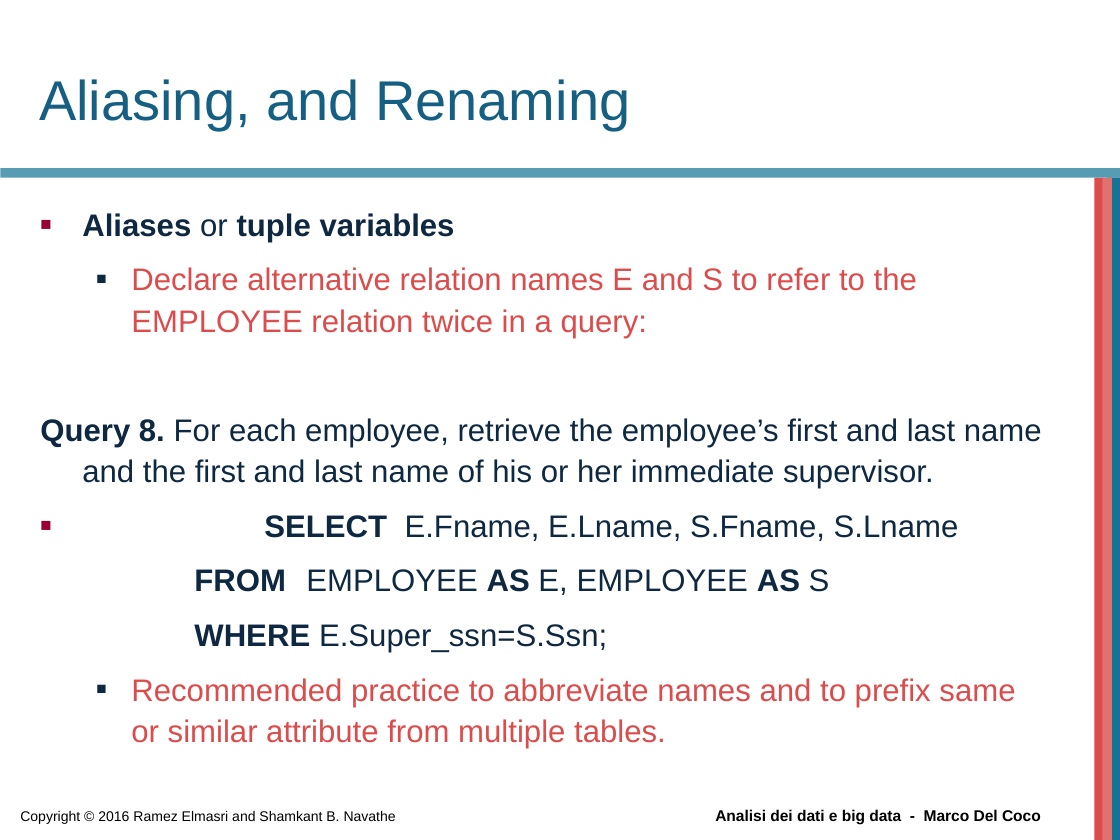
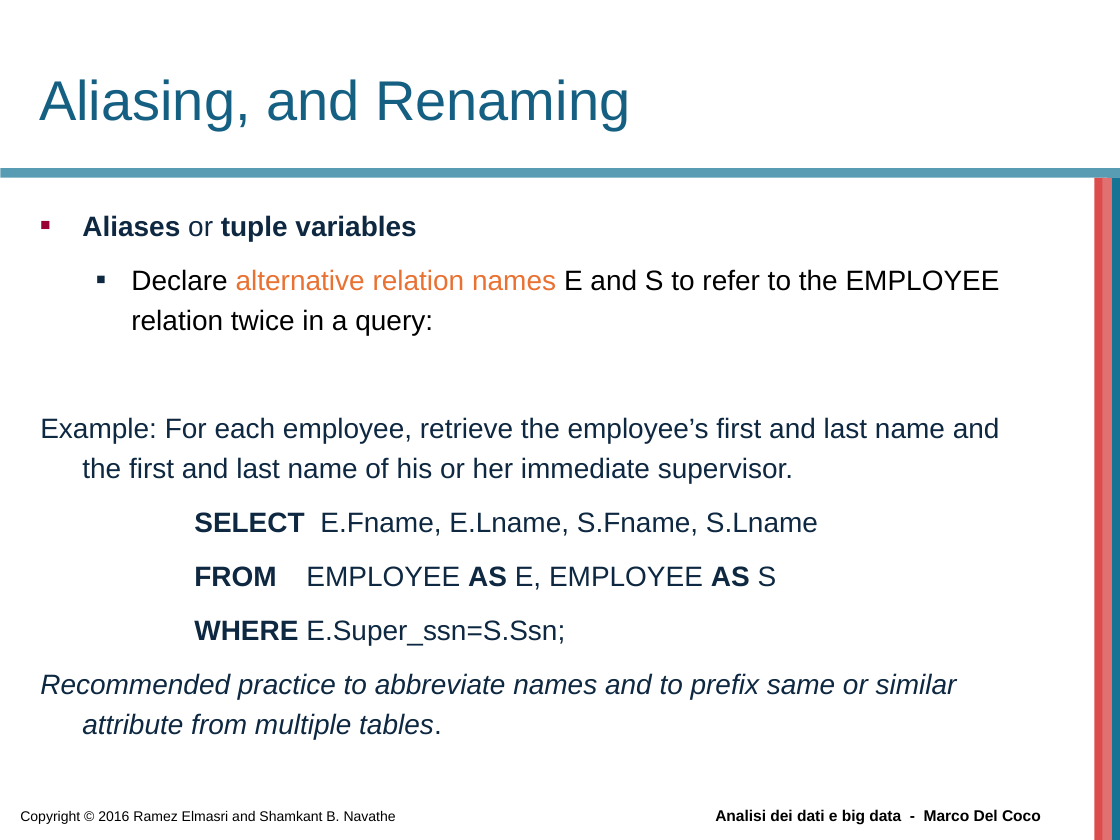
Before and after one commit to beppe2hd/AnalisiDati_BigData, a slide deck: slide 30 of materials/Chapter06.ppt. Drawn at 1120x840 pixels with LibreOffice and Linux fonts; fonts in the diff are those of the drawing; background and template pictures are left out. Boxes give left, top, right and bottom in pixels: in the first picture for what was removed or moved away, otherwise in the second. Text is boxed around its words. In the diff, an @@ line names an element or a change of style, - is before the commit and + after.

```diff
--- a/materials/Chapter06.ppt
+++ b/materials/Chapter06.ppt
@@ text at (40, 215, 1000, 739): size 20 to 18 pt in "Aliases or tuple variables", "Declare alternative relation names E and S ...", "SELECT E.Fname, E.Lname, S.Fname, S.Lname", "FROM EMPLOYEE AS E, EMPLOYEE AS S" and 2 more places; text colour #DC4C4C to #000000 in "Declare E and S to refer to ..."; text colour #DC4C4C to #E97132 in "alternative relation names"; text colour #DC4C4C to #0E2841, italic on in "Recommended practice to abbreviate names and to ..."; line spacing 1.1 to 1.2; bullet ■ to none; list level 2 to 1 in "Recommended practice to abbreviate names ..." @@
@@ text at (40, 417, 1000, 483): text changed; size 20 to 18 pt @@
-Query 8. For each employee, retrieve the employee’s first and last name and the first and last name of his or her immediate supervisor.
+Example: For each employee, retrieve the employee’s first and last name and the first and last name of his or her immediate supervisor.
```
Also in this commit, not shown: 20 other slides changed, 3 slides added, 5 slides removed, 6 other files.
